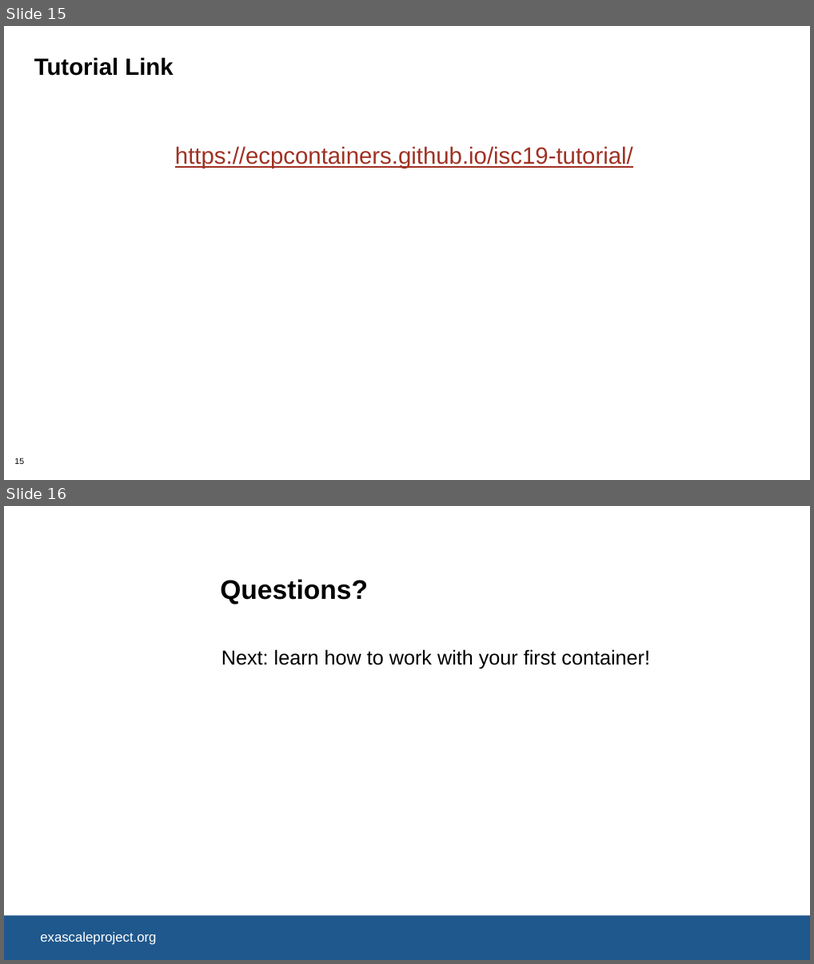
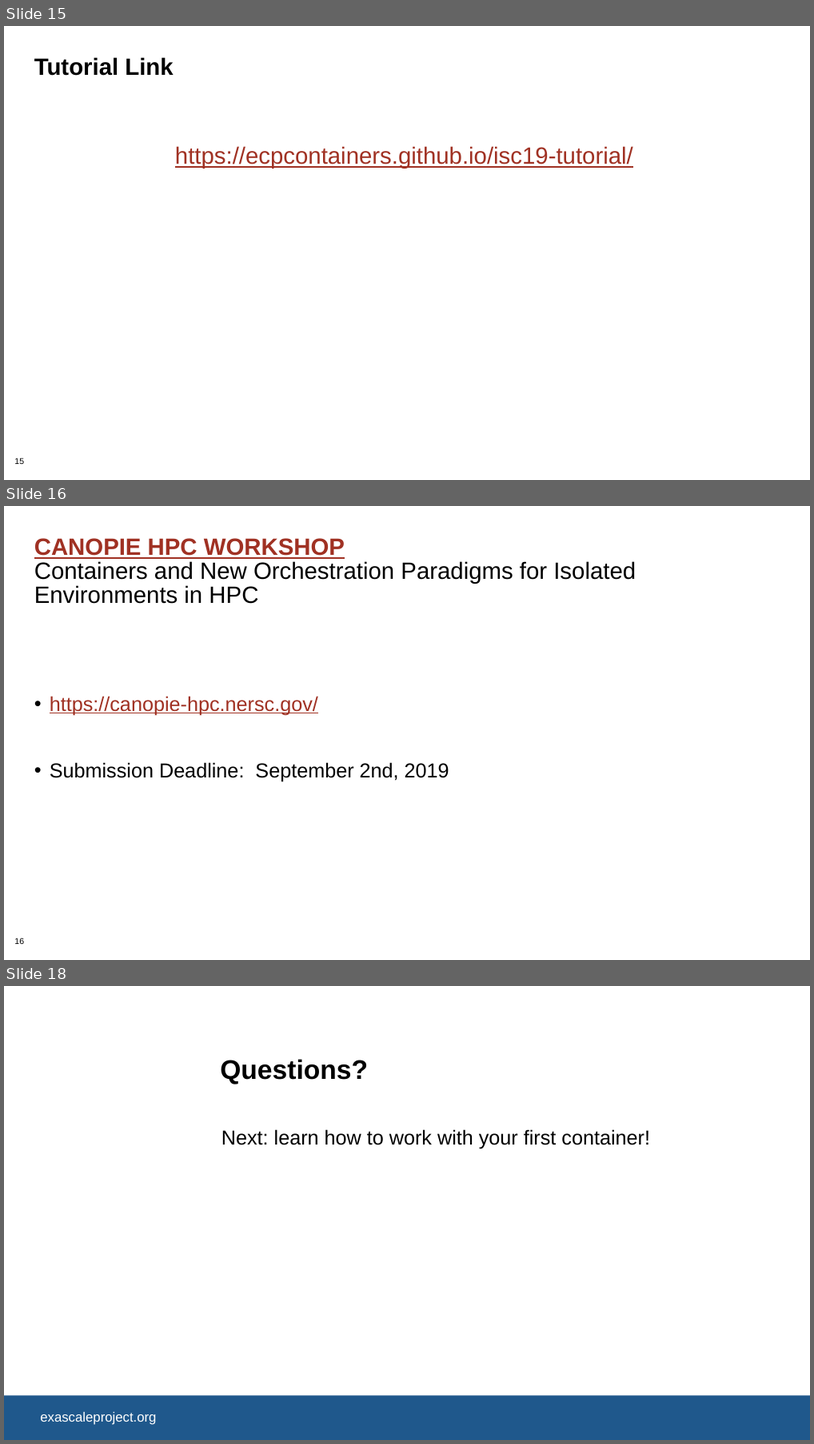
Before and after one commit to supercontainers/isc-tutorial, a slide deck: slides/isc19_intro_to_containers_ajy.pptx. Shown one above the other, each under a label of ours: slides 15 and 16 before the commit, slides 15, 16 and 18 after it; the slides between them are not shown. The pictures are 814x964 and 814x1444 pixels, drawn with LibreOffice and Linux fonts; fonts in the diff are those of the drawing; background and template pictures are left out. Boxes give left, top, right and bottom in pixels: in the first picture for what was removed or moved away, otherwise in the second. Text is boxed around its words. In the diff, an @@ line names an element or a change of style, - is before the commit and + after.

Commit message:
Updated slides

```diff
--- a/slides/isc19_intro_to_containers_ajy.pptx
+++ b/slides/isc19_intro_to_containers_ajy.pptx
@@ slide 16 added at (4, 506, 810, 960), background #FFFFFF; not listed: 1 template element that a slide beside it also shows @@
@@ title added at (34, 538, 636, 604), 28 pt, text #000000 @@
+CANOPIE HPC WORKSHOP
+Containers and New Orchestration Paradigms for Isolated Environments in HPC
@@ text added at (50, 696, 450, 782), 24 pt, text #000000 @@
+• https://canopie-hpc.nersc.gov/
+• Submission Deadline: September 2nd, 2019
@@ what was slide 16 is now slide 18 @@
```
Also in this commit, not shown: 1 other slide added, 1 other file.
